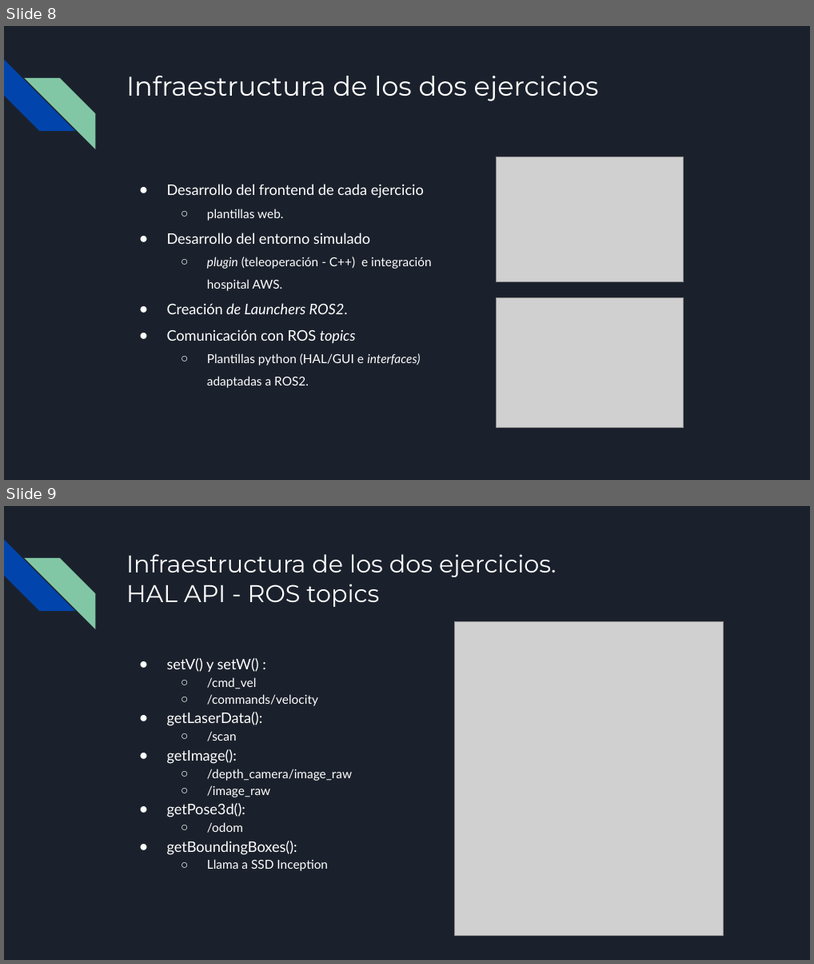
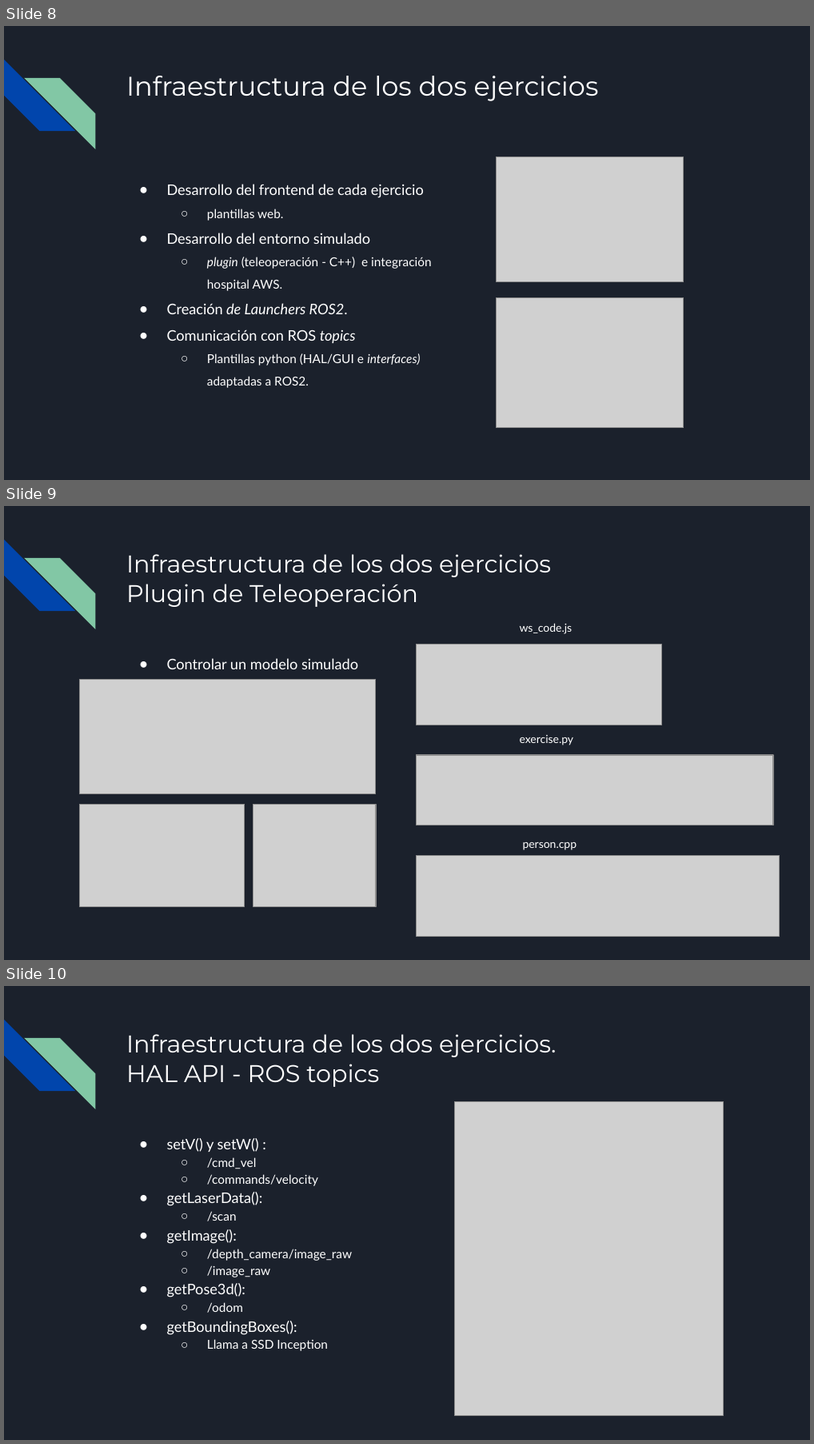
Before and after one commit to RoboticsLabURJC/2021-tfg-carlos-caminero, a slide deck: presentacion/presentacion.pptx. Shown one above the other, each under a label of ours: slides 8 and 9 before the commit, slides 8, 9 and 10 after it. The pictures are 814x964 and 814x1444 pixels, drawn with LibreOffice and Linux fonts; fonts in the diff are those of the drawing; grey boxes stand for pictures. Boxes give left, top, right and bottom in pixels: in the first picture for what was removed or moved away, otherwise in the second. Text is boxed around its words. In the diff, an @@ line names an element or a change of style, - is before the commit and + after.

```diff
--- a/presentacion/presentacion.pptx
+++ b/presentacion/presentacion.pptx
@@ slide 9 added at (x1=4, y1=506, x2=810, y2=960), background #1B212C; not listed: 2 template elements that a slide beside it also shows @@
@@ title added at (x1=126, y1=554, x2=551, y2=607), 21.6 pt, text #FFFFFF @@
+Infraestructura de los dos ejercicios
+Plugin de Teleoperación
@@ text added at (x1=520, y1=623, x2=573, y2=634), 10 pt, text #FFFFFF @@
+ws_code.js
@@ picture added at (x1=417, y1=644, x2=662, y2=724) @@
@@ text added at (x1=167, y1=658, x2=358, y2=669), 13 pt, text #FFFFFF @@
+● Controlar un modelo simulado
@@ picture added at (x1=80, y1=680, x2=376, y2=794) @@
@@ text added at (x1=520, y1=735, x2=574, y2=745), 10 pt, text #FFFFFF @@
+exercise.py
@@ picture added at (x1=417, y1=755, x2=774, y2=825) @@
@@ picture added at (x1=80, y1=804, x2=245, y2=906) @@
@@ picture added at (x1=253, y1=804, x2=376, y2=906) @@
@@ picture added at (x1=417, y1=855, x2=780, y2=936) @@
@@ text added at (x1=523, y1=842, x2=578, y2=850), 10 pt, text #FFFFFF @@
+person.cpp
@@ what was slide 9 is now slide 10 @@
```
Also in this commit, not shown: 4 slides changed, 2 slides removed, 1 other file.
